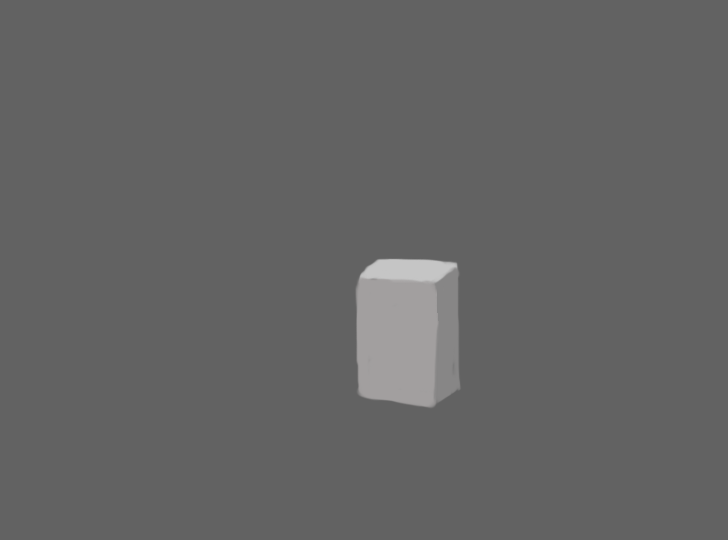
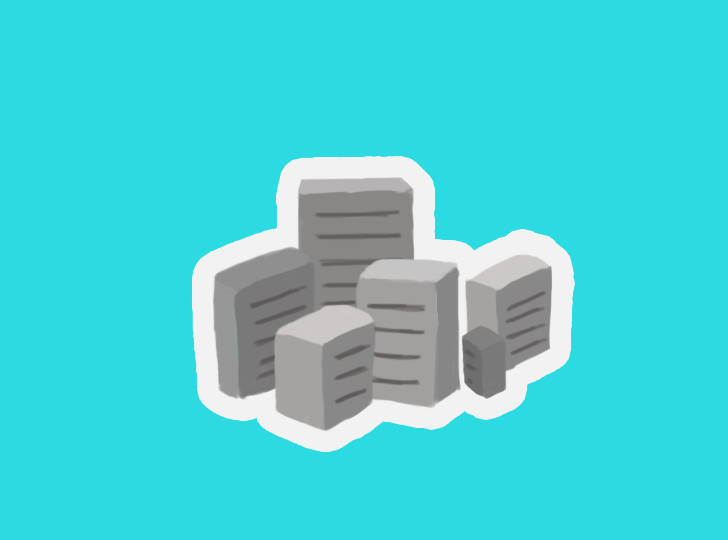
Layered file, before and after one edit (728 × 540). Changes by layer:
added layer "레이어 22" in group "그룹 3" over [248, 209, 549, 405]
added layer "레이어 19" in group "그룹 3" over [273, 302, 378, 432]
painted on "레이어 17" over [451, 359, 456, 378]
added layer "레이어 21" in group "그룹 3" over [212, 245, 508, 401]
added layer "레이어 20" in group "그룹 3" over [296, 176, 419, 339]
added layer "레이어 19 복사" in group "그룹 3" over [461, 249, 555, 375]
painted on "레이어 1" over [0, 0, 728, 540]
